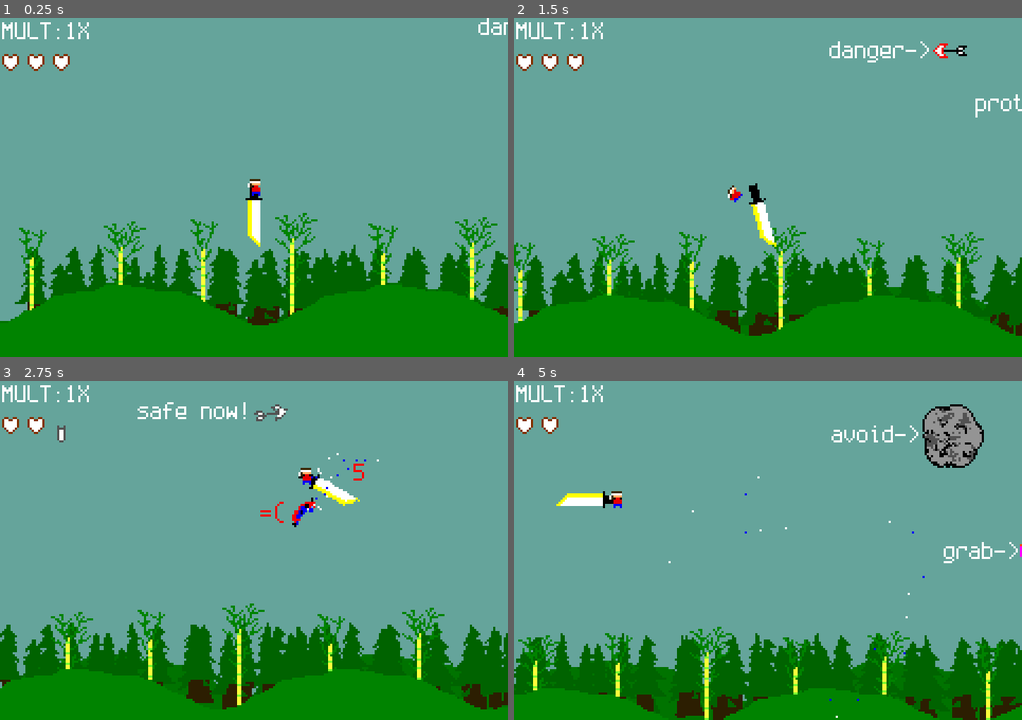
Above: before the commit, frames 1-4 (two rows, left to right).
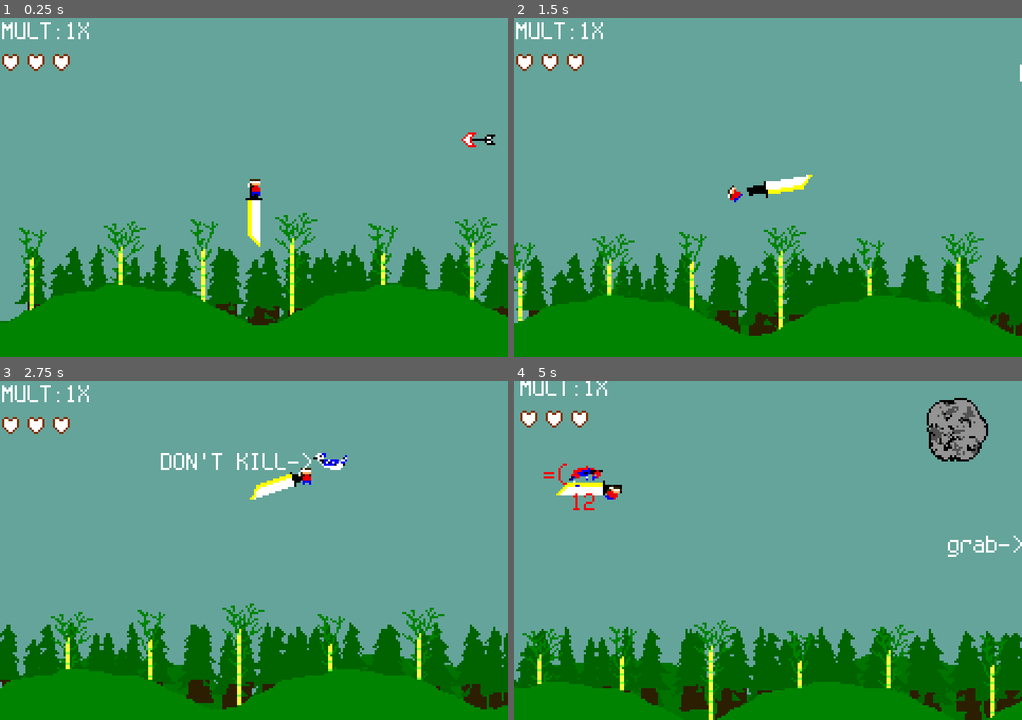
Above: after the commit, the same moments.

Repository: bytomancer/clonq-jam-2026
Game: Godot game, scene res://scn/main.tscn
Two runs of this game, one before a commit and one after it. Both use one fixed random seed, a clock stepped at 60 frames per second and the inputs below. This scene is started directly instead of the project's main scene.
Inputs (mouse positions are in pixels of both pictures, inside the frame that each line leads up to):
- Up to frame 1 (0.25 s): no input
- Up to frame 2 (1.5 s): tap Enter (ui_accept) at 0.5, 0.77 s; move the mouse to (879, 170) at 0.52 s; move the mouse to (666, 204) at 1.27 s
- Up to frame 3 (2.75 s): tap Enter (ui_accept) at 1.52 s; move the mouse to (304, 475) at 2.02 s
- Up to frame 4 (5 s): move the mouse to (742, 618) at 2.77 s; tap Enter (ui_accept) at 3.02, 3.77, 4.52 s; move the mouse to (920, 601) at 3.52 s; move the mouse to (615, 499) at 4.27 s

The runs differ from the first frame. In frame 1, 0.2% of the frame differs, in the area x 90-100%, y 0-39%; in frame 2, 1.3%; in frame 3, 2.1%; in frame 4, 12%, in the area x 0-100%, y 0-100%.

Commit message:
feat: screen shake, tutorial improvements

Diff:
--- a/godot/fab/arrow.tscn
+++ b/godot/fab/arrow.tscn
@@ -76,9 +76,10 @@
 collision_mask = 67
 physics_material_override = SubResource("PhysicsMaterial_wc0fe")
 script = ExtResource("1_233n8")
-tutorial_speed = 600.0
+tutorial_speed = 12000.0
 
 [node name="TutNode" type="Node2D" parent="." unique_id=905435295]
+visible = false
 script = ExtResource("2_uvtcg")
 
 [node name="Tutorial" type="Label" parent="TutNode" unique_id=818923203]
--- a/godot/fab/bird.tscn
+++ b/godot/fab/bird.tscn
@@ -67,13 +67,13 @@
 script = ExtResource("2_jf8hm")
 
 [node name="Tutorial" type="Label" parent="TutNode" unique_id=1475377033]
-offset_left = -62.0
+offset_left = -146.0
 offset_top = -5.0
 offset_right = -8.0
 offset_bottom = 157.0
 pivot_offset = Vector2(45, 4)
 pivot_offset_ratio = Vector2(6, 0)
-text = "protect->"
+text = "DON'T KILL->"
 label_settings = SubResource("LabelSettings_altm0")
 horizontal_alignment = 2
 
--- a/godot/fab/rock.tscn
+++ b/godot/fab/rock.tscn
@@ -29,6 +29,7 @@
 script = ExtResource("1_2beku")
 
 [node name="TutNode" type="Node2D" parent="." unique_id=905435295]
+visible = false
 script = ExtResource("2_uvtcg")
 
 [node name="Tutorial" type="Label" parent="TutNode" unique_id=818923203]
--- a/godot/scn/main.tscn
+++ b/godot/scn/main.tscn
@@ -24,6 +24,9 @@
 [ext_resource type="AudioStream" uid="uid://c8ub6r8mhnev0" path="res://bgm/bgm.ogg" id="20_6d0je"]
 [ext_resource type="Texture2D" uid="uid://b7huwm03ey6vi" path="res://spr/clouds2.png" id="20_rgggd"]
 [ext_resource type="Texture2D" uid="uid://bpvxqy4ndwhuv" path="res://spr/mount.png" id="21_m1xow"]
+[ext_resource type="Texture2D" uid="uid://dikwhuquc7nhy" path="res://spr/spin.png" id="25_6ecc7"]
+[ext_resource type="Script" uid="uid://dshs1qsfk2nd1" path="res://src/spin_tut.gd" id="25_hbcb0"]
+[ext_resource type="FontFile" uid="uid://b31j5cwv85pxv" path="res://ext/spleen/spleen-6x12.woff2" id="26_hbcb0"]
 
 [sub_resource type="LabelSettings" id="LabelSettings_4r6w6"]
 font = ExtResource("12_x8hhd")
@@ -409,6 +412,42 @@
 &"default": SubResource("Animation_hn8gl")
 }
 
+[sub_resource type="Animation" id="Animation_sywa5"]
+length = 0.001
+tracks/0/type = "value"
+tracks/0/imported = false
+tracks/0/enabled = true
+tracks/0/path = NodePath(".:offset")
+tracks/0/interp = 1
+tracks/0/loop_wrap = true
+tracks/0/keys = {
+"times": PackedFloat32Array(0),
+"transitions": PackedFloat32Array(1),
+"update": 0,
+"values": [Vector2(0, 0)]
+}
+
+[sub_resource type="Animation" id="Animation_rgggd"]
+resource_name = "shake"
+tracks/0/type = "value"
+tracks/0/imported = false
+tracks/0/enabled = true
+tracks/0/path = NodePath(".:offset")
+tracks/0/interp = 1
+tracks/0/loop_wrap = true
+tracks/0/keys = {
+"times": PackedFloat32Array(0, 0.03333334, 0.06666668, 0.099999994, 0.13333336, 0.16666669, 0.19999999, 0.23333335, 0.2666667, 0.3, 0.33333337),
+"transitions": PackedFloat32Array(1, 1, 1, 1, 1, 1, 1, 1, 1, 1, 1),
+"update": 0,
+"values": [Vector2(0, 0), Vector2(-3, -3), Vector2(-2, 3), Vector2(2, -1), Vector2(-1, 2), Vector2(-1, -3), Vector2(0, 0), Vector2(2, -2), Vector2(-1, 2), Vector2(2, 3), Vector2(0, 0)]
+}
+
+[sub_resource type="AnimationLibrary" id="AnimationLibrary_6ecc7"]
+_data = {
+&"RESET": SubResource("Animation_sywa5"),
+&"shake": SubResource("Animation_rgggd")
+}
+
 [node name="Main" type="Node2D" unique_id=970221214]
 script = ExtResource("1_xs02v")
 metadata/_edit_horizontal_guides_ = [80.0, 260.0, -100.0]
@@ -470,7 +509,7 @@
 position = Vector2(492, 160)
 
 [node name="Bird" parent="." unique_id=66656583 instance=ExtResource("10_altm0")]
-position = Vector2(390, 35)
+position = Vector2(429, 21)
 
 [node name="Powerup" parent="." unique_id=140198743 instance=ExtResource("14_altm0")]
 position = Vector2(492, 80)
@@ -479,7 +518,8 @@
 position = Vector2(808, 0)
 
 [node name="Arrow" parent="." unique_id=266562850 instance=ExtResource("10_sywa5")]
-position = Vector2(298, 5)
+position = Vector2(257, 58)
+tutorial_speed = 8000.0
 
 [node name="RockBounceFloor" type="Area2D" parent="." unique_id=931253786]
 position = Vector2(1000, 180)
@@ -696,4 +736,30 @@
 
 [node name="DeadBamboo" type="Node2D" parent="." unique_id=571450821]
 
+[node name="Camera" type="Camera2D" parent="." unique_id=1412599228]
+unique_name_in_owner = true
+position = Vector2(120, 80)
+
+[node name="Anim" type="AnimationPlayer" parent="Camera" unique_id=1434147708]
+libraries/ = SubResource("AnimationLibrary_6ecc7")
+
+[node name="SpinTut" type="Node2D" parent="." unique_id=1773603781]
+unique_name_in_owner = true
+visible = false
+z_index = -1
+position = Vector2(120, 80)
+script = ExtResource("25_hbcb0")
+
+[node name="Sprite2D" type="Sprite2D" parent="SpinTut" unique_id=1221114131]
+texture = ExtResource("25_6ecc7")
+
+[node name="Label" type="Label" parent="SpinTut" unique_id=2011290175]
+offset_left = -14.0
+offset_top = -5.0
+offset_right = 26.0
+offset_bottom = 18.0
+theme_override_fonts/font = ExtResource("26_hbcb0")
+theme_override_font_sizes/font_size = 12
+text = "SPIN!"
+
 [connection signal="body_exited" from="AreaToKeepObjectsLoaded" to="AreaToKeepObjectsLoaded" method="_on_body_exited"]
--- a/godot/src/arrow.gd
+++ b/godot/src/arrow.gd
@@ -1,7 +1,7 @@
 extends RigidBody2D
 
 @export
-var tutorial_speed = 4000.0
+var tutorial_speed = 8000.0
 
 @export
 var normal_speed = 12000.0
--- a/godot/src/hud.gd
+++ b/godot/src/hud.gd
@@ -16,6 +16,7 @@
 	var h = get_rightmost_alive_heart()
 	if h != null:
 		h.destroy()
+	%Camera/Anim.play("shake")
 
 func _ready() -> void:
 	set_damage_multiplier(1.0)
--- a/godot/src/main.gd
+++ b/godot/src/main.gd
@@ -41,6 +41,9 @@
 var player_ref = get_node("/root/Main/Player")
 
 @onready
+var tut_bamboo_ref = get_node("/root/Main/BambooWall")
+
+@onready
 var dmg_num_display_ref = get_node("/root/Main/DmgNumDisplay")
 
 var volume_db = -5.0
@@ -61,8 +64,14 @@
 	# print("Difficulty scale at %d" % diff_f)
 	self.difficulty = diff_f
 
+const SPIN_TUT_START = 8.0
+# const SPIN_TUT_END = SPIN_TUT_START + 2.0
+
 func _process(delta: float) -> void:
 	total_time_played += delta
+
+	%SpinTut.visible = total_time_played >= SPIN_TUT_START && tut_bamboo_ref != null
+	# %SpinTut.visible = total_time_played >= SPIN_TUT_START && total_time_played <= SPIN_TUT_END
 
 	if gamewon:
 		if total_time_played >= GAME_END:
--- /dev/null
+++ b/godot/src/spin_tut.gd
@@ -0,0 +1,15 @@
+extends Node2D
+
+var rot_speed = 4.0;
+
+# Called when the node enters the scene tree for the first time.
+func _ready() -> void:
+	pass # Replace with function body.
+
+
+# Called every frame. 'delta' is the elapsed time since the previous frame.
+func _process(delta: float) -> void:
+	if self.visible:
+		$Sprite2D.rotate(rot_speed * delta)
+	else:
+		$Sprite2D.rotation = 0.0
Binary file added: godot/spr/spin.png
Not shown, added: godot/spr/spin.png.import
Not shown, added: godot/src/spin_tut.gd.uid
Not shown, added: assets/spin.ase
